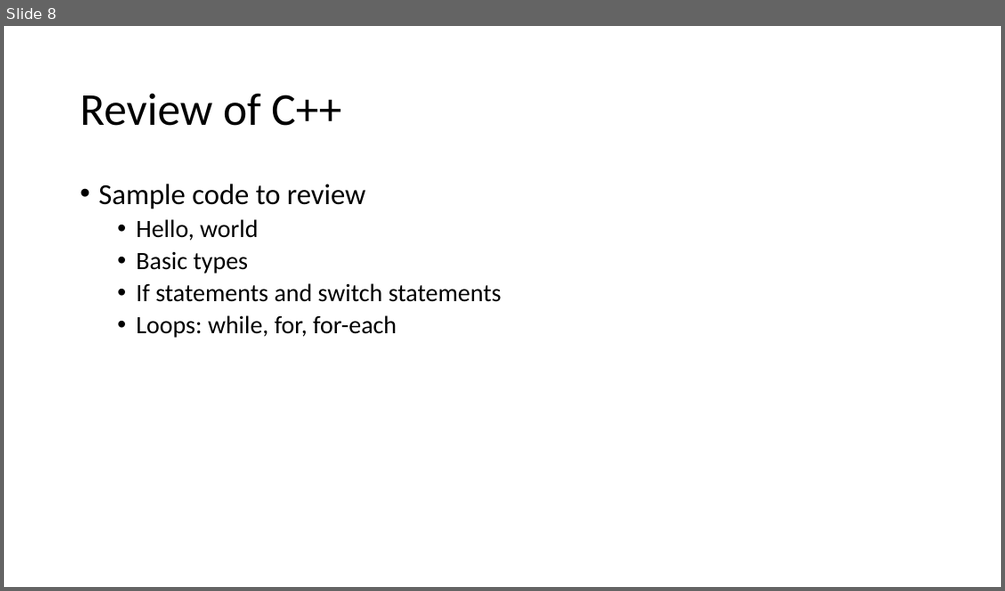
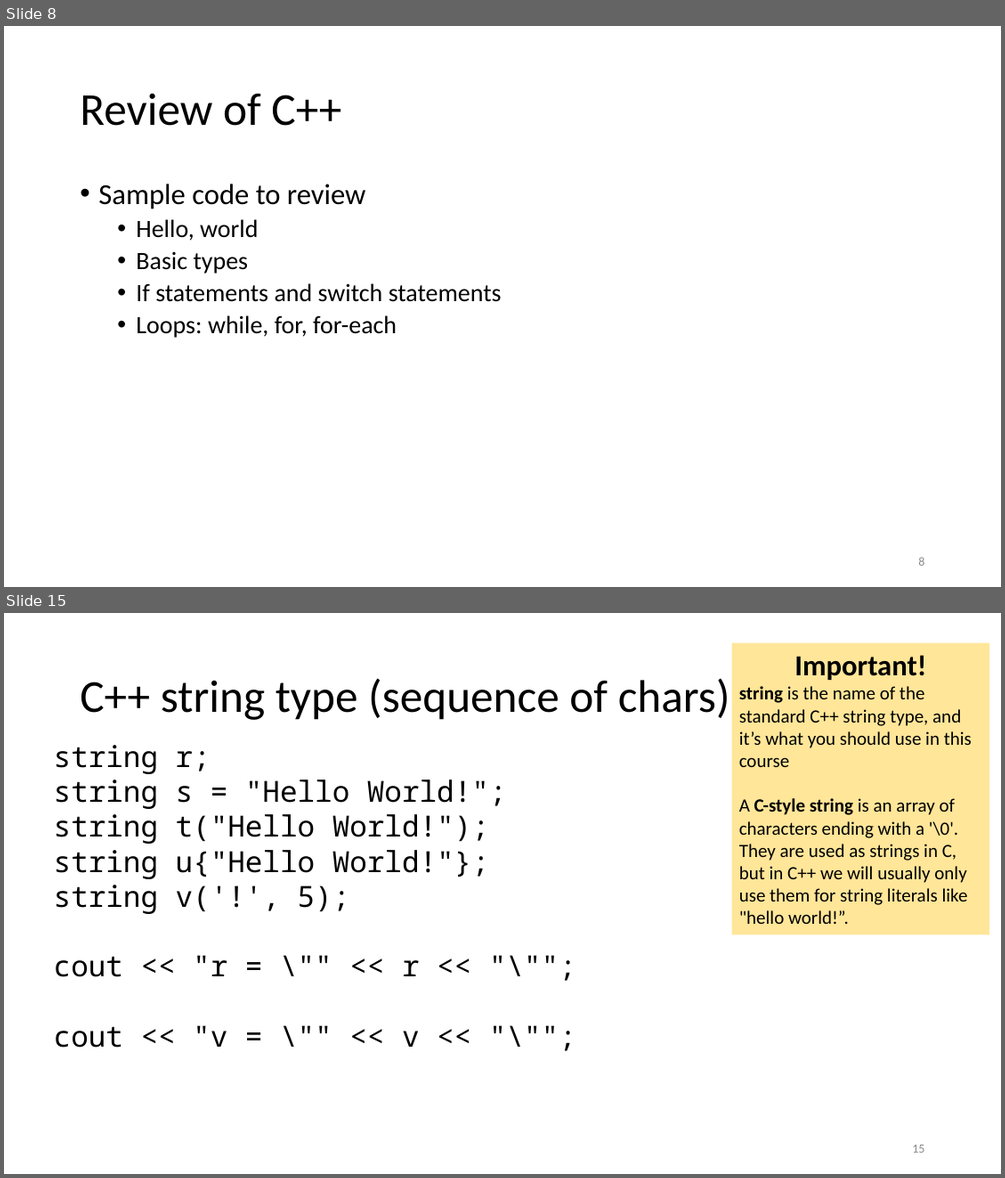
Before and after one commit to tjd1234/cmpt135spring2024, a slide deck: sample_code/week1/week1_cmpt135.pptx. Shown one above the other, each under a label of ours: slide 8 before the commit, slides 8 and 15 after it; the slides between them are not shown. The pictures are 1005x591 and 1005x1178 pixels, drawn with LibreOffice and Linux fonts; fonts in the diff are those of the drawing. Boxes give left, top, right and bottom in pixels: in the first picture for what was removed or moved away, otherwise in the second. Text is boxed around its words. In the diff, an @@ line names an element or a change of style, - is before the commit and + after.

```diff
--- a/sample_code/week1/week1_cmpt135.pptx
+++ b/sample_code/week1/week1_cmpt135.pptx
@@ slide 15 added at [4, 613, 1001, 1174], background #FFFFFF @@
@@ rectangle added at [732, 643, 989, 934], fill #FFE699, 18 pt, text #000000 @@
+Important!
+string is the name of the standard C++ string type, and it’s what you should use in this course
+A C-style string is an array of characters ending with a '\0'. They are used as strings in C, but in C++ we will usually only use them for string literals like "hello world!”.
@@ title added at [80, 678, 730, 720], 44 pt, text #000000 @@
+C++ string type (sequence of chars)
@@ text added at [54, 745, 507, 1047], 28 pt, text #000000 @@
+string r;
+string s = "Hello World!";
+string t("Hello World!");
+string u{"Hello World!"};
+string v('!', 5);
+cout << "r = \"" << r << "\"";
+cout << "v = \"" << v << "\"";
@@ page number added at [912, 1144, 924, 1152], 12 pt, text #8C8C8C @@
+15
@@ slide 8 changed as well @@
@@ page number added at [918, 556, 924, 565], 12 pt, text #8C8C8C @@
+8
```
Also in this commit, not shown: 8 other slides changed, 18 other slides added, 6 other files.
